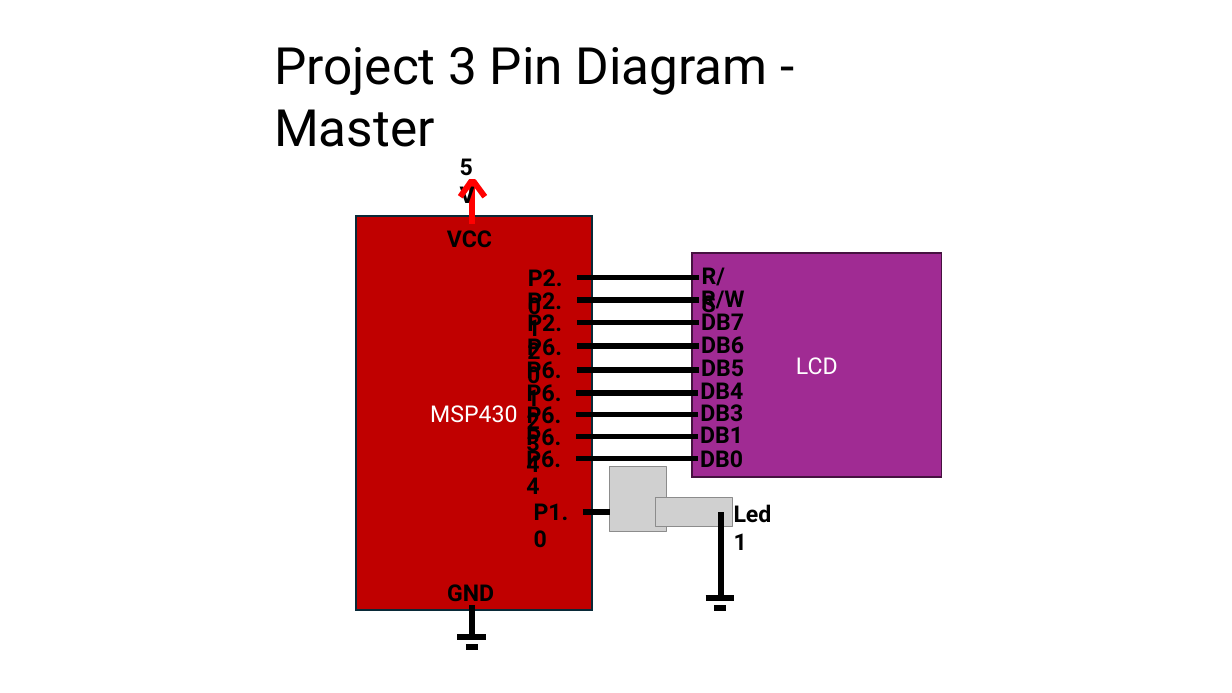
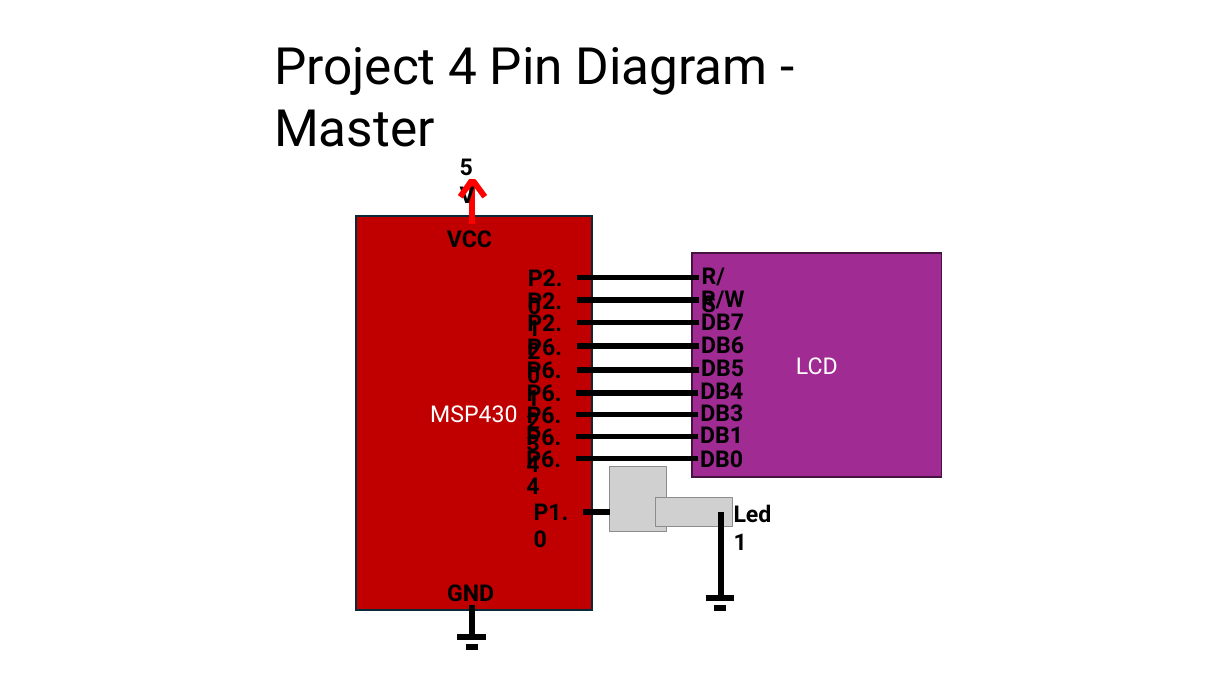
Before and after one commit to msu-eele-465/project4-jenson-buckley, a slide deck: slide 1 of docs/planning/PinDiagramFlowChart.pptx. Drawn at 1232x693 pixels with LibreOffice and Linux fonts; fonts in the diff are those of the drawing; grey boxes stand for pictures. Boxes give left, top, right and bottom in pixels: in the first picture for what was removed or moved away, otherwise in the second. Text is boxed around its words. In the diff, an @@ line names an element or a change of style, - is before the commit and + after.

```diff
--- a/docs/planning/PinDiagramFlowChart.pptx
+++ b/docs/planning/PinDiagramFlowChart.pptx
@@ text at (x1=274, y1=47, x2=768, y2=147): text changed @@
-Project 3 Pin Diagram - Master
+Project 4 Pin Diagram - Master
```
Also in this commit, not shown: 3 other slides changed, 2 slides added.
